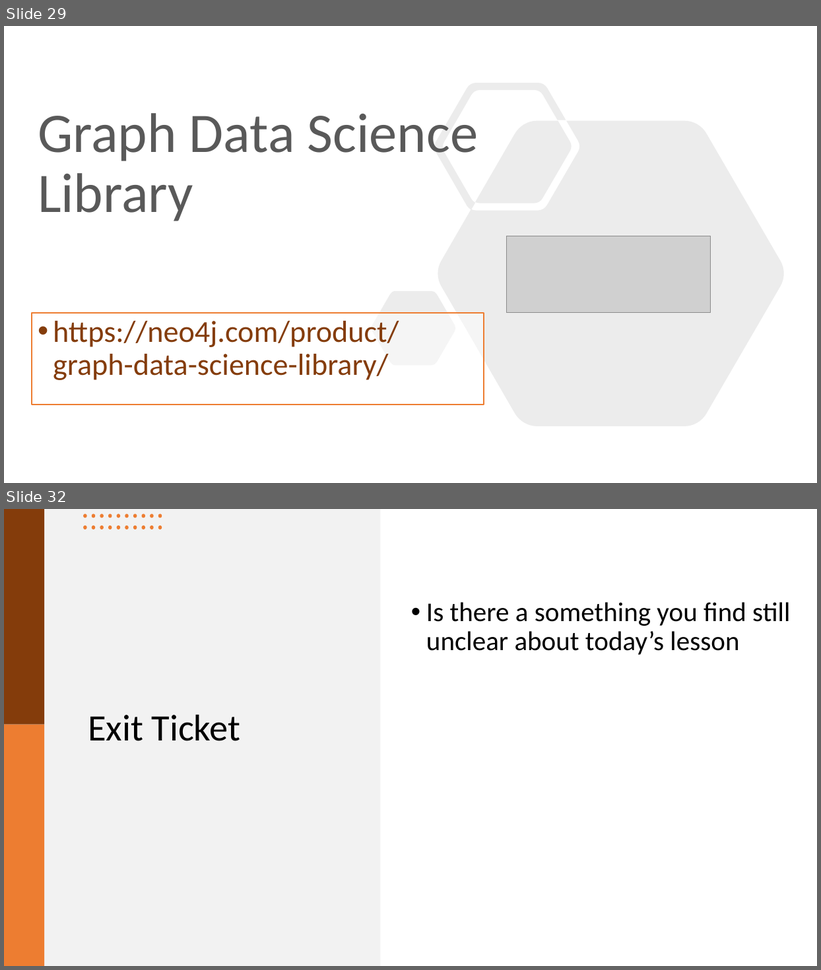
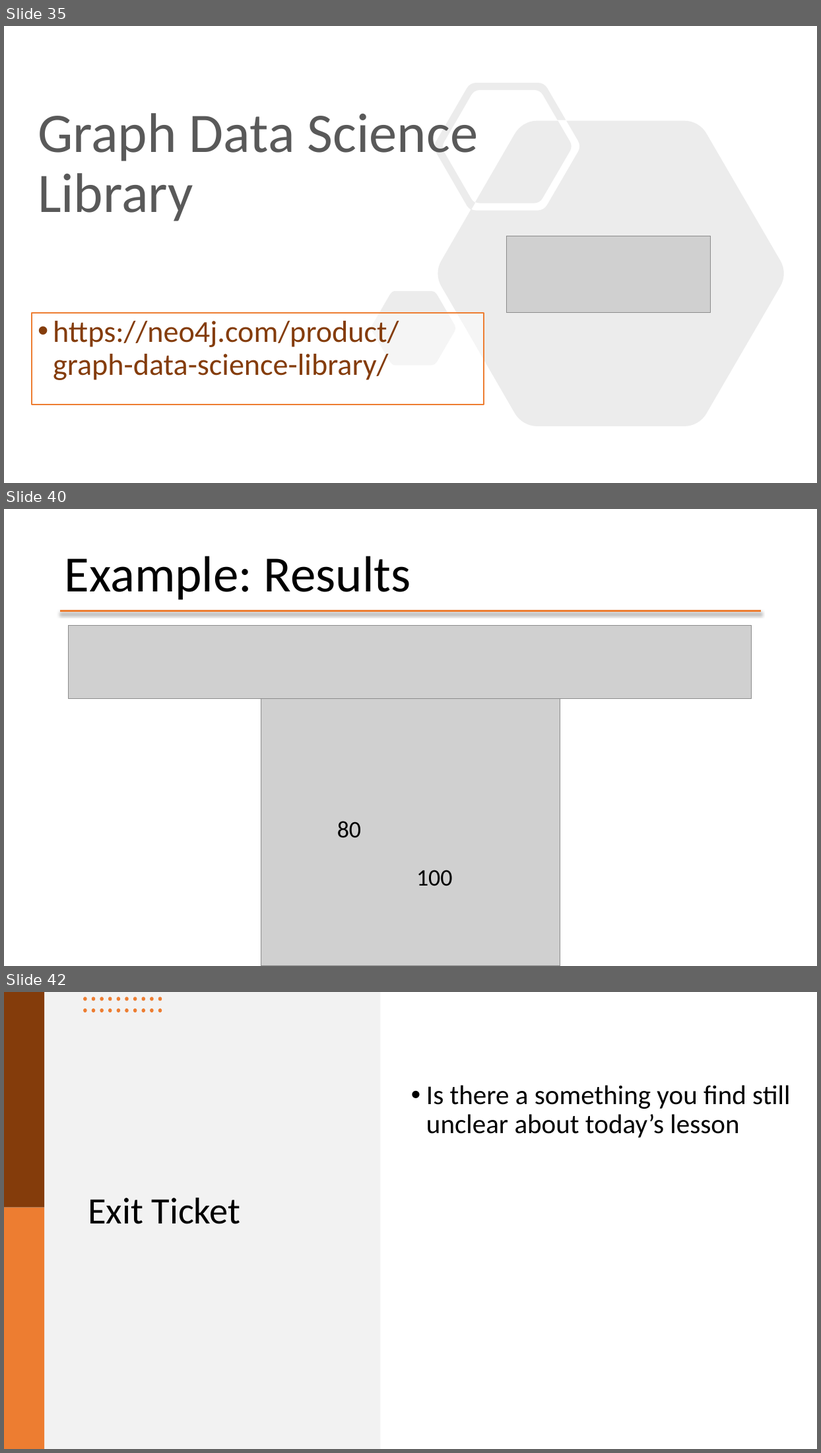
Before and after one commit to mafudge/ist769-old, a slide deck: content/I-Graph/I-Graph.pptx. Shown one above the other, each under a label of ours: slides 29 and 32 before the commit, slides 35, 40 and 42 after it; the slides between them are not shown. The pictures are 821x970 and 821x1453 pixels, drawn with LibreOffice and Linux fonts; fonts in the diff are those of the drawing; grey boxes stand for pictures; background and template pictures are left out. Boxes give left, top, right and bottom in pixels: in the first picture for what was removed or moved away, otherwise in the second. Text is boxed around its words. In the diff, an @@ line names an element or a change of style, - is before the commit and + after.

```diff
--- a/content/I-Graph/I-Graph.pptx
+++ b/content/I-Graph/I-Graph.pptx
@@ slide 40 added at [4, 509, 817, 966], background #FFFFFF @@
@@ title added at [65, 556, 411, 600], 60 pt, text #000000 @@
+Example: Results
@@ line added from (60, 611) to (762, 611), #ED7D31 2.25 pt @@
@@ picture added at [68, 626, 751, 699] @@
@@ picture added at [261, 677, 560, 966] @@
@@ text added at [337, 821, 361, 838], 28 pt, text #000000 @@
+80
@@ text added at [416, 870, 453, 887], 28 pt, text #000000 @@
+100
@@ what was slide 29 is now slide 35 @@
@@ what was slide 32 is now slide 42 @@
```
Also in this commit, not shown: 8 slides changed, 18 other slides added, 9 slides removed, 4 other files.
